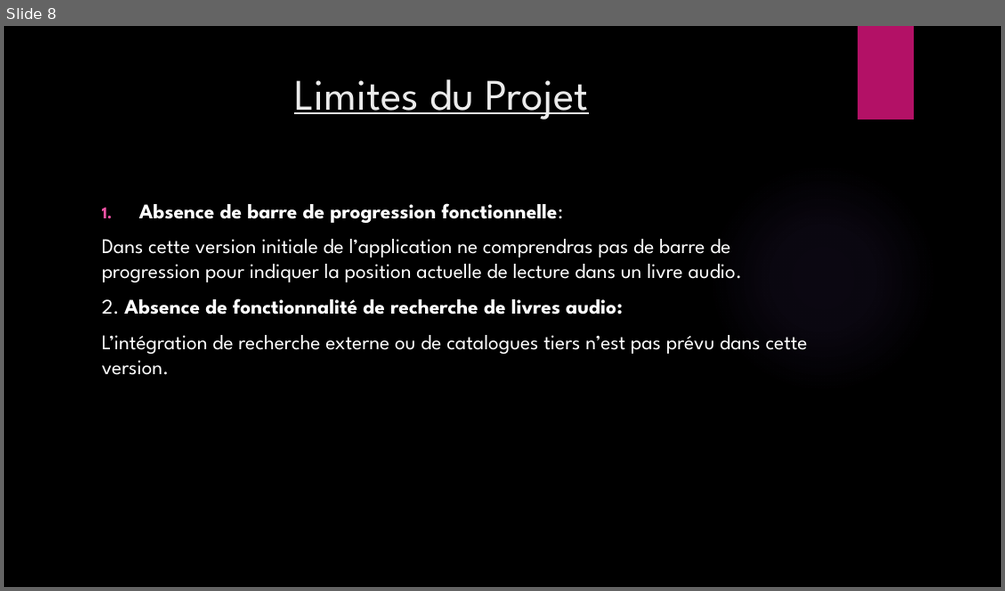
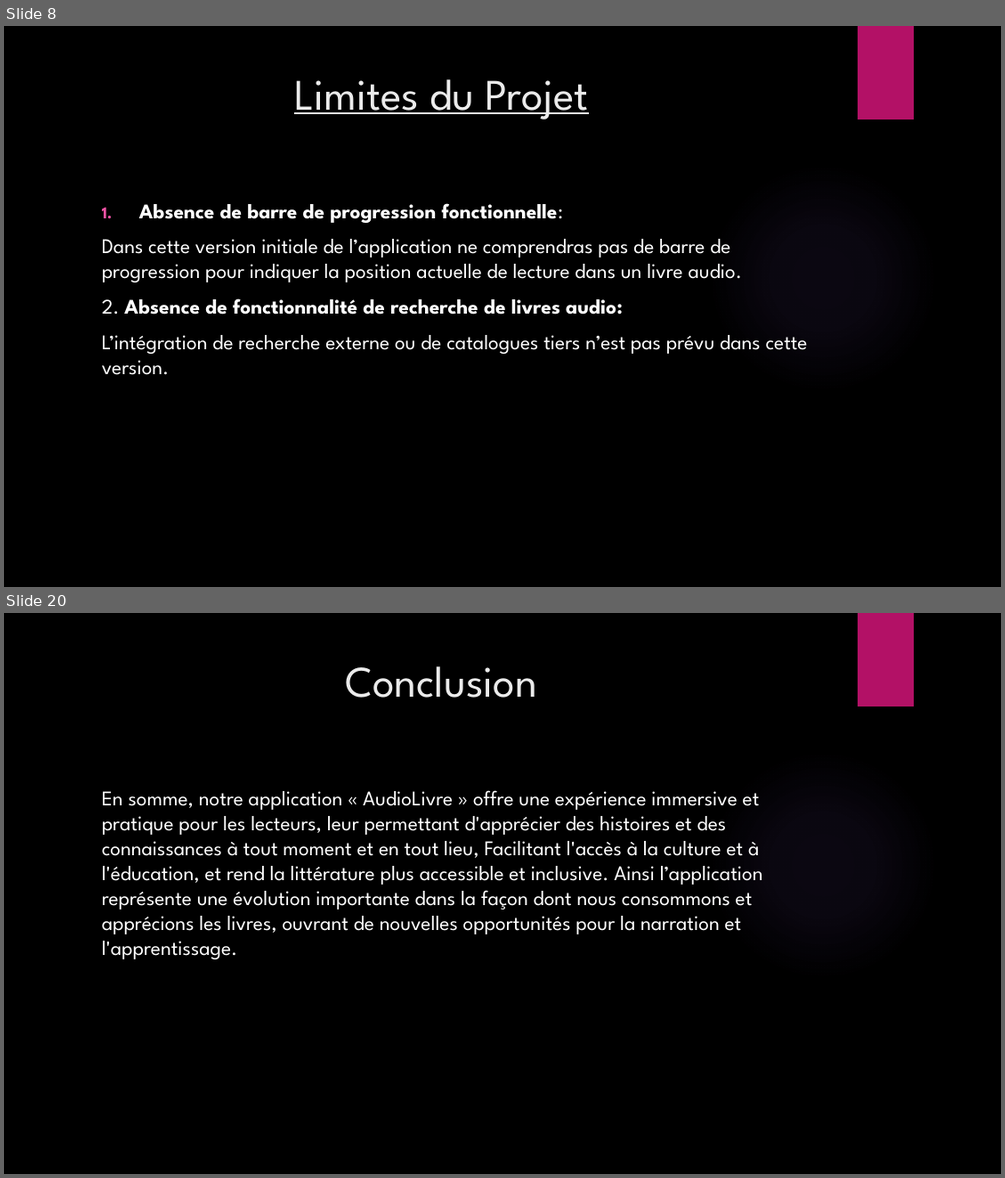
Before and after one commit to MadoNgom/Mobile-App, a slide deck: RAPPORT DU PROJET IONIC.pptx. Shown one above the other, each under a label of ours: slide 8 before the commit, slides 8 and 20 after it; the slides between them are not shown. The pictures are 1005x591 and 1005x1178 pixels, drawn with LibreOffice and Linux fonts; fonts in the diff are those of the drawing; background and template pictures are left out. Boxes give left, top, right and bottom in pixels: in the first picture for what was removed or moved away, otherwise in the second. Text is boxed around its words. In the diff, an @@ line names an element or a change of style, - is before the commit and + after.

```diff
--- a/RAPPORT DU PROJET IONIC.pptx
+++ b/RAPPORT DU PROJET IONIC.pptx
@@ slide 20 added at box(4, 613, 1001, 1174), background picture (left out); not listed: 2 template elements that a slide beside it also shows @@
@@ title added at box(346, 666, 537, 698), 42 pt, text #EBEBEB @@
+Conclusion
@@ text added at box(102, 790, 763, 959), 20 pt, text #FFFFFF @@
+En somme, notre application « AudioLivre » offre une expérience immersive et pratique pour les lecteurs, leur permettant d'apprécier des histoires et des connaissances à tout moment et en tout lieu, Facilitant l'accès à la culture et à l'éducation, et rend la littérature plus accessible et inclusive. Ainsi l’application représente une évolution importante dans la façon dont nous consommons et apprécions les livres, ouvrant de nouvelles opportunités pour la narration et l'apprentissage.
```
Also in this commit, not shown: 3 slides changed, 10 other slides added.
